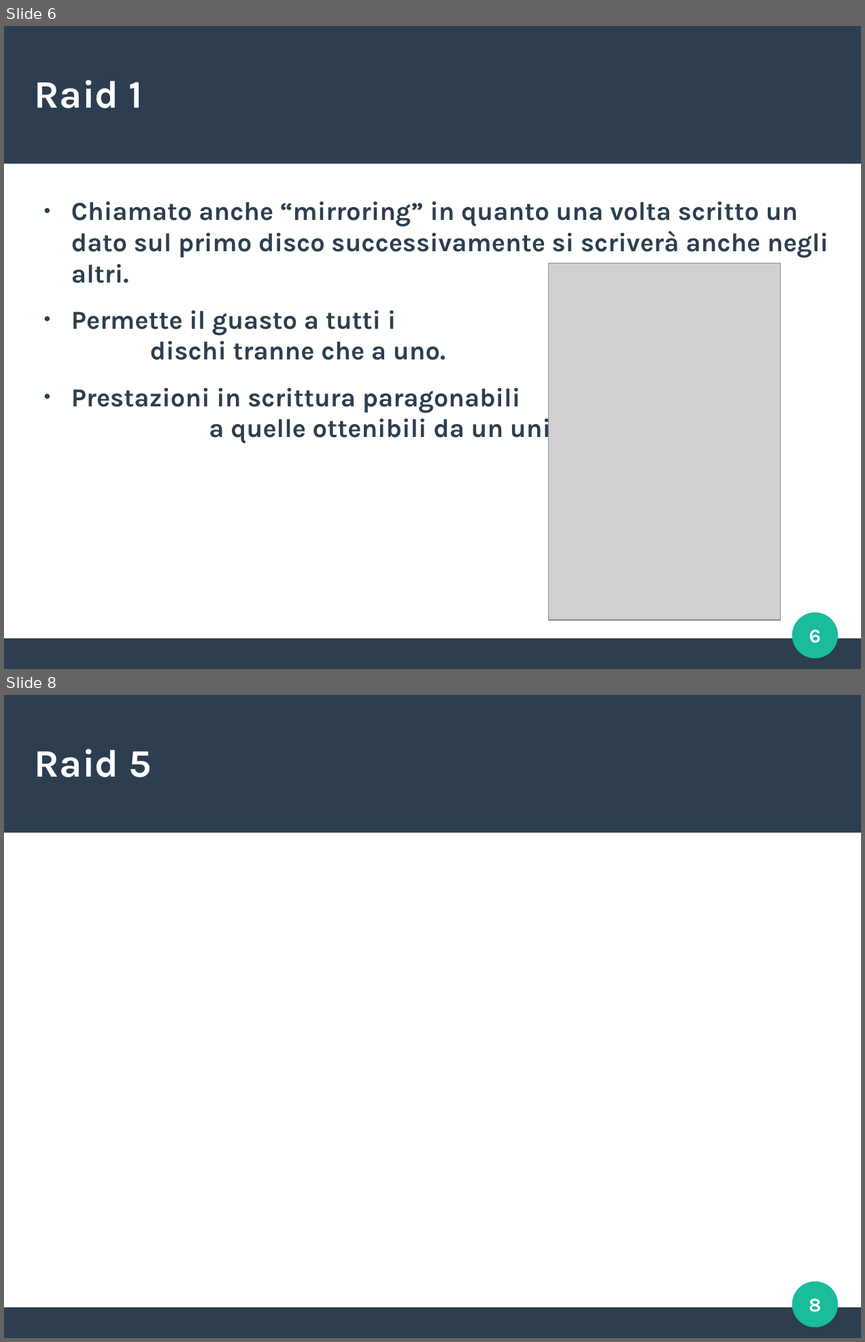
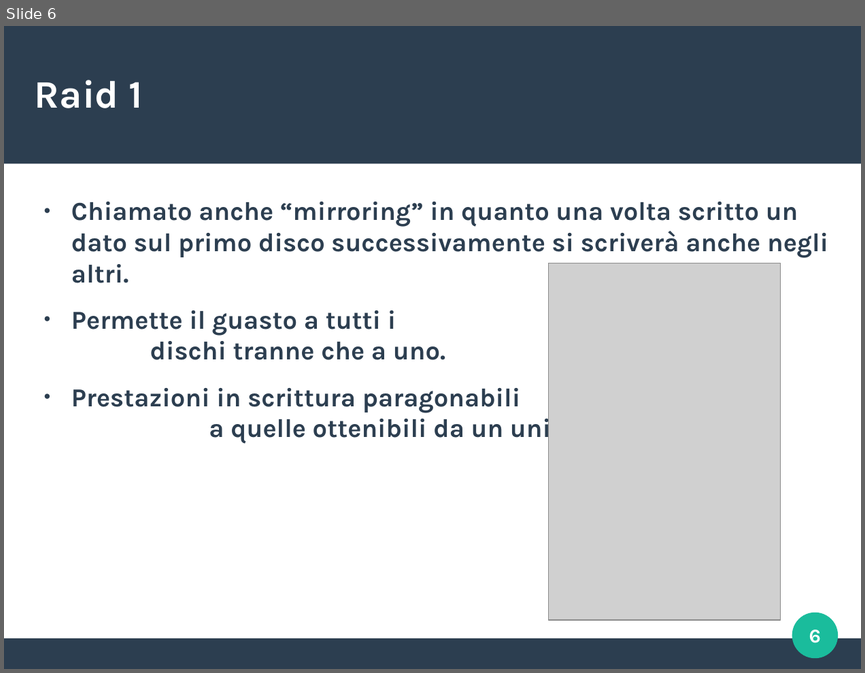
Before and after one commit to Brombe74/Debian-VM, a slide deck: Presentazione_sistemi.odp. Shown one above the other, each under a label of ours: slides 6 and 8 before the commit, slide 6 after it; the slides between them are not shown. The pictures are 865x1342 and 865x673 pixels, drawn with LibreOffice and Linux fonts; fonts in the diff are those of the drawing; grey boxes stand for pictures. Boxes give left, top, right and bottom in pixels: in the first picture for what was removed or moved away, otherwise in the second. Text is boxed around its words. In the diff, an @@ line names an element or a change of style, - is before the commit and + after.

```diff
--- a/Presentazione_sistemi.odp
+++ b/Presentazione_sistemi.odp
@@ slide 8 removed at box(4, 695, 861, 1338), background #FFFFFF; not listed: 3 template elements that a slide beside it also shows @@
@@ title removed at box(35, 749, 151, 777) @@
-Raid 5
@@ page number removed at box(808, 1298, 821, 1312) @@
-8
```
Also in this commit, not shown: 2 slides changed, 2 slides added, 1 other slide removed.
